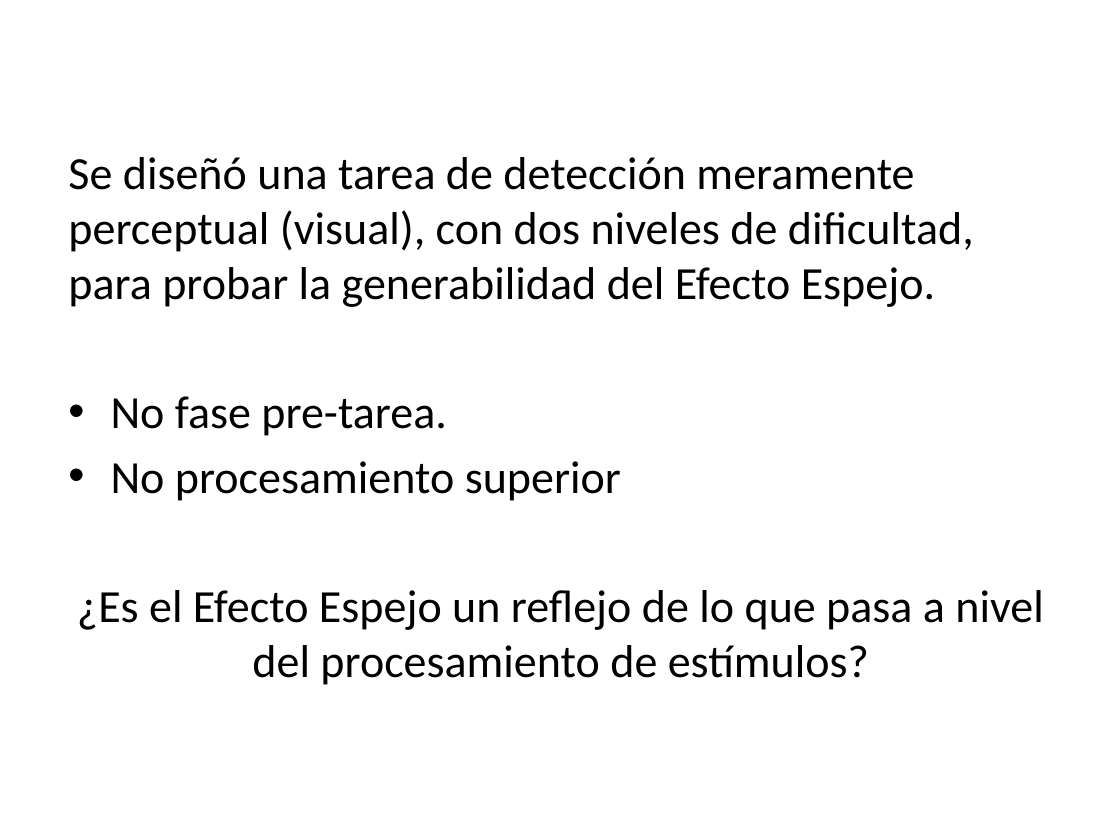
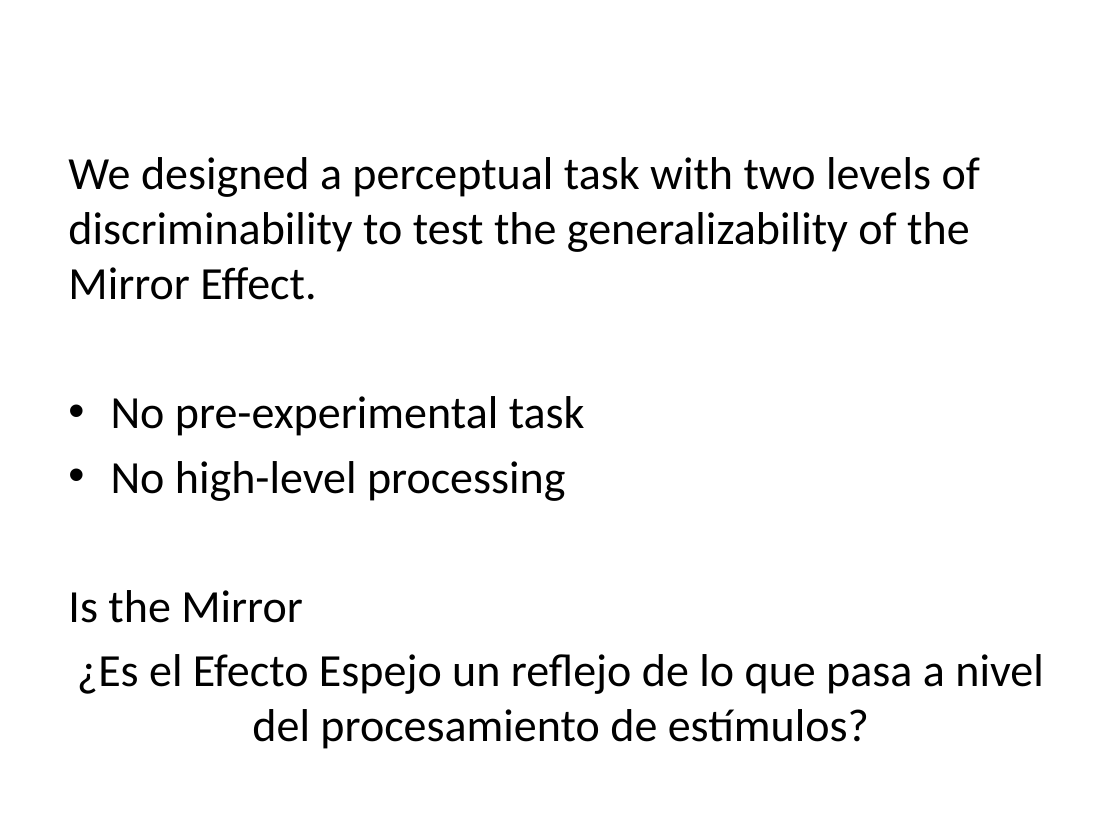
Before and after one commit to Adrifelcha/Adrifelcha, a slide deck: slide 28 of Tesis/Presentaciones/Seminario_Maden_.pptx (slide 32 before the commit). Drawn at 1120x840 pixels with LibreOffice and Linux fonts; fonts in the diff are those of the drawing. Boxes give left, top, right and bottom in pixels: in the first picture for what was removed or moved away, otherwise in the second. Text is boxed around its words. In the diff, an @@ line names an element or a change of style, - is before the commit and + after.

```diff
--- a/Tesis/Presentaciones/Seminario_Maden_.pptx
+++ b/Tesis/Presentaciones/Seminario_Maden_.pptx
@@ text at box(68, 157, 980, 623): text changed @@
-Se diseñó una tarea de detección meramente perceptual (visual), con dos niveles de dificultad, para probar la generabilidad del Efecto Espejo.
-• No fase pre-tarea.
-• No procesamiento superior
+We designed a perceptual task with two levels of discriminability to test the generalizability of the Mirror Effect.
+• No pre-experimental task
+• No high-level processing
+Is the Mirror
```
Also in this commit, not shown: 6 other slides changed, 1 slide added, 5 slides removed, 1 other file.
